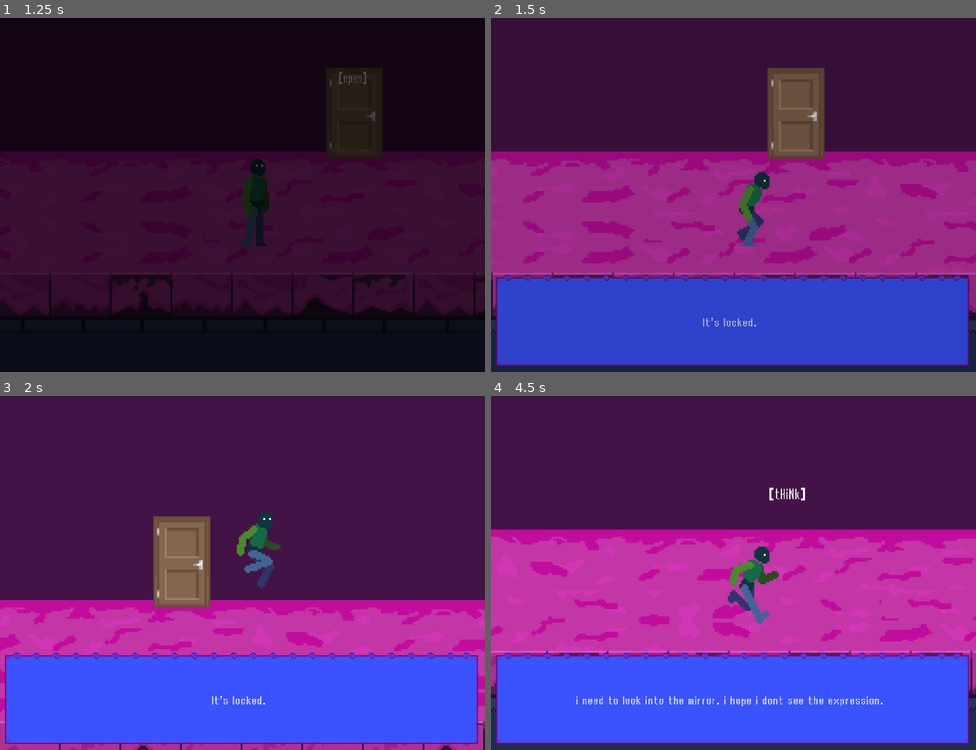
Above: before the commit, frames 1-4 (two rows, left to right).
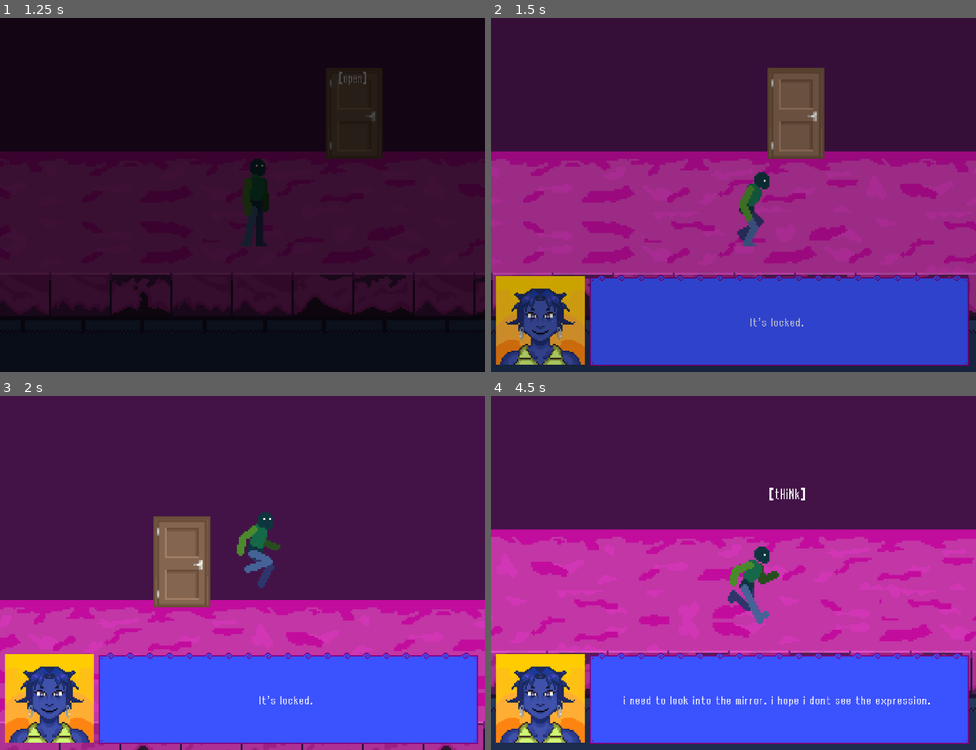
Above: after the commit, the same moments.

Repository: nisaturk/mirrorfixer-prototype
Game: Godot game, scene res://scenes/main_menu.tscn
The game is run twice, just before and just after one commit, with the same random seed, the same clock (stepped at 60 frames per second) and the same inputs.
Inputs:
- Up to frame 1 (1.25 s): click "START THIS SHIT" at 0.5 s
- Up to frame 2 (1.5 s): hold Right (move_right) from 1.28 s (still down); hold E (interact) from 1.28 s (still down)
- Up to frame 3 (2 s): keep holding Right (move_right); keep holding E (interact); tap Up (jump) at 1.52 s
- Up to frame 4 (4.5 s): release E (interact) at 2.03 s; tap E (interact) at 2.1, 3.6 s; tap Up (jump) at 2.27, 3.77 s; release Right (move_right) at 2.78 s; hold Left (move_left) 2.78-3.53 s; hold E (interact) 2.78-3.53 s; hold Right (move_right) from 3.53 s (still down); hold E (interact) from 4.28 s (still down)

Frame 1 is identical in both runs. In frame 2, 5.6% of the frame differs, in the area x 1-96%, y 72-99%; in frame 3, 5.7%; in frame 4, 6.2%.

Commit message:
improvements made

Diff:
--- a/scenes/basement.tscn
+++ b/scenes/basement.tscn
@@ -80,9 +80,10 @@
 func _on_Player_interacted(interactable_node):
 	var object_id = interactable_node.dialogue_id
 	var caller = interactable_node.get_parent()
+	var portrait = interactable_node.portrait_id
 
 	if not object_id.is_empty():
-		DialogueUI.start_dialogue(object_id, caller)
+		DialogueUI.start_dialogue(object_id, caller, portrait)
 
 func _action_go_upstairs(_caller_node):
 	SceneManager.change_scene(\"LOBBY\")
--- a/scripts/DialogueData.gd
+++ b/scripts/DialogueData.gd
@@ -1,7 +1,6 @@
 extends Node
 
 var dialogue_data: Dictionary = {}
-var has_shard: bool = false
 var just_used_elevator: bool = false
 
 func _ready():
@@ -18,7 +17,6 @@
 	else:
 		print("ERROR: Could not parse dialogue.json")
 
-# function to get a dialogue node (object) for an ID
 func get_dialogue_node(id: String):
 	if dialogue_data.has(id):
 		return dialogue_data[id]
--- a/scripts/DialogueUI.gd
+++ b/scripts/DialogueUI.gd
@@ -82,7 +82,6 @@
 	# failsafe for backwards compatibility
 	if (key_to_use == null or key_to_use == "") and caller.has_node("Interactable"):
 		key_to_use = caller.get_node("Interactable").portrait_id
-
 	if key_to_use and portrait_map.has(key_to_use):
 		portrait_texture.texture = load(portrait_map[key_to_use])
 		portrait_box.show()
@@ -91,7 +90,6 @@
 		portrait_box.show()
 	else:
 		portrait_box.hide()
-
 	process_node(start_id)
 
 # called when a choice button is pressed
@@ -121,7 +119,6 @@
 	# choices are handled by the buttons above
 	if node_data["type"] == "line" and Input.is_action_just_pressed("interact"):
 		get_viewport().set_input_as_handled()
-		# get the next ID and process it
 		var next_id = node_data.get("next_id", "end")
 		process_node(next_id)
 
--- a/scripts/action_manager.gd
+++ b/scripts/action_manager.gd
@@ -1,51 +1,58 @@
 extends Node
 
-# new script who dis?? time to confront miss manager ;D
-var player = null # wait for the player to register itself
-var action_handler = {} # dictionary for actions
+var player = null
+var action_handler = {}
+
+const TRANSITION_DATA = {
+	"go_to_floor_2":   {"scene": "FLOOR_2",  "spawn": "ElevatorSpawn", "elevator": true},
+	"go_to_floor_1":   {"scene": "LOBBY",    "spawn": "ElevatorSpawn", "elevator": true},
+	"go_to_flat_1":    {"scene": "FLAT_1",   "spawn": "FlatSpawn",     "elevator": false},
+	"go_out":          {"scene": "FLOOR_2",  "spawn": "FlatSpawn",     "elevator": false},
+	"go_upstairs":     {"scene": "LOBBY",    "spawn": "StairsSpawn",   "elevator": false},
+	"go_downstairs":   {"scene": "BASEMENT", "spawn": "StairsSpawn",   "elevator": false}
+}
 
 func _ready():
-	#  will listen for signals from other nodes and decide what to do
 	DialogueUI.action_triggered.connect(_on_DialogueUI_action_triggered)
 
 	action_handler = {
 		"take_shard": _action_take_shard,
 		"allow_pass": _action_allow_pass,
-		"open_elevator": _action_open_elevator,
-
-		"go_to_floor_2": _action_go_to_floor_2,
-		"go_to_floor_1": _action_go_to_floor_1,
-		"go_to_flat_1": _action_go_to_flat_1,
-		"go_out": _action_go_out,
-		"go_upstairs": _action_go_upstairs,
-		"go_downstairs": _action_go_downstairs
+		"open_elevator": _action_open_elevator
 	}
 
-# player registry for debugging
 func register_player(player_node):
 	if player_node:
 		player = player_node
 		if not player.interacted.is_connected(_on_Player_interacted):
 			player.interacted.connect(_on_Player_interacted)
 	else:
-		print("manager failure: (oh no!)(player is now null).")
+		print("manager failure: player is null")
 
 func _on_DialogueUI_action_triggered(action_name: String, caller_node):
+	# check if this is a movement action
+	if TRANSITION_DATA.has(action_name):
+		var data = TRANSITION_DATA[action_name]
+		_change_location(data.scene, data.spawn, data.elevator)
+		return
+
+	# check if this is a special logic action
 	if action_handler.has(action_name):
 		action_handler[action_name].call(caller_node)
 	else:
-		print("manager failure: tf you doin buddy?: ", action_name)
+		print("Action not found: ", action_name)
 
-# new function to be more efficient
 func _change_location(scene_name: String, spawn_point: String, used_elevator: bool):
 	DialogueData.just_used_elevator = used_elevator
 	SceneManager.change_scene(scene_name, spawn_point)
 
-# action handlers are the same (may change)
 func _action_take_shard(caller_node):
-	DialogueData.has_shard = true
+	# DialogueData.has_shard = true # old
+	GlobalState.collected_shards += 1 # new
+
+	print("shard collected: ", GlobalState.collected_shards)
 	if caller_node:
-		caller_node.queue_free() # the shard object disappears
+		caller_node.queue_free()
 
 func _action_allow_pass(caller_node):
 	if caller_node and caller_node.has_method("allow_pass"):
@@ -55,30 +62,10 @@
 	if caller_node and caller_node.has_method("open_doors"):
 		caller_node.open_doors()
 
-# re-imagined transition actions using the helper function
-func _action_go_to_floor_2(_caller_node):
-	_change_location("FLOOR_2", "ElevatorSpawn", true)
-
-func _action_go_to_floor_1(_caller_node):
-	_change_location("LOBBY", "ElevatorSpawn", true)
-
-func _action_go_to_flat_1(_caller_node):
-	_change_location("FLAT_1", "FlatSpawn", false)
-
-func _action_go_out(_caller_node):
-	_change_location("FLOOR_2", "FlatSpawn", false)
-
-func _action_go_upstairs(_caller_node):
-	_change_location("LOBBY", "StairsSpawn", false)
-
-func _action_go_downstairs(_caller_node):
-	_change_location("BASEMENT", "StairsSpawn", false)
-
-# runs when player emits signal interacted
 func _on_Player_interacted(interactable_node):
 	var object_id = interactable_node.dialogue_id
 	var caller = interactable_node.get_parent()
+	var portrait_id = interactable_node.portrait_id
 
-	var pee_id = interactable_node.portrait_id
 	if not object_id.is_empty():
-		DialogueUI.start_dialogue(object_id, caller, pee_id)
+		DialogueUI.start_dialogue(object_id, caller, portrait_id)
--- a/scripts/global_state.gd
+++ b/scripts/global_state.gd
@@ -23,9 +23,9 @@
 	if file:
 		file.store_string(JSON.stringify(save_data))
 		file.close()
-		print("this shits saved!")
+		print("Game saved successfully.")
 	else:
-		print("ERROR: could not save this shit.")
+		print("ERROR: Could not save game.")
 
 func load_game():
 	if not FileAccess.file_exists(SAVE_PATH):
@@ -42,16 +42,18 @@
 		if data:
 			spoke_to_miss_manager = data.get("spoke_to_miss_manager", false)
 			next_spawn_point = data.get("next_spawn_point", "LOBBY")
-			#collected_shards = data.get("collected_shards", 0)
-			#unlocked_floors = data.get("unlocked_floors", ["BASEMENT", "LOBBY"])
-			# flat_1_puzzle_solved = data.get("flat_1_puzzle_solved", false)
-			print("shits loaded!")
+			collected_shards = data.get("collected_shards", 0)
+			unlocked_floors = data.get("unlocked_floors", ["BASEMENT", "LOBBY"])
+			flat_1_puzzle_solved = data.get("flat_1_puzzle_solved", false)
+			finished_dialogues = data.get("finished_dialogues", [])
+
+			print("Game loaded successfully.")
 			return true
 		else:
-			print("ERROR: Could not parse the save shit.")
+			print("ERROR: Could not parse save data.")
 			return false
 	else:
-		print("ERROR: Could not open the saved shit..")
+		print("ERROR: Could not open save file.")
 		return false
 
 func save_file_exists():
--- a/scripts/player.gd
+++ b/scripts/player.gd
@@ -40,16 +40,16 @@
 
 func _ready():
 	ActionManager.register_player(self)
-	# instead of await, we wait till it's fully ready
-	SceneManager.scene_ready.connect(_on_scene_ready)
 
+	# Logic kept here to ensure player is positioned while screen is black
 	if GlobalState.next_spawn_point != "":
 		var current_scene = get_tree().current_scene
+		# Note: Using find_child is preferred over the deprecated find_node
 		var spawn_node = current_scene.find_child(GlobalState.next_spawn_point, true, false)
 		if spawn_node:
 			self.global_position = spawn_node.global_position
 		else:
-			print("couldnt find spawn point", GlobalState.next_spawn_point, "'")
+			print("couldnt find spawn point '", GlobalState.next_spawn_point, "'")
 		GlobalState.next_spawn_point = ""
 
 	$InteractionDetector.area_entered.connect(_on_detector_area_entered)
@@ -68,7 +68,6 @@
 	print("Player exited: ", area.name)
 	_update_interaction_focus()
 
-# updated the brain-y logic that will decide (lol) which hint to show
 func _update_interaction_focus():
 	var best_interactable = null
 	var valid_interactables = []
@@ -96,7 +95,6 @@
 		if current_best_interactable != null:
 			current_best_interactable.show_hint()
 
-# merged input + unhandled input into one
 func _unhandled_input(event):
 	if event.is_action_pressed("pause"):
 		if get_tree().paused:
@@ -116,17 +114,3 @@
 
 func _on_dialogue_ended(_caller_node):
 	_update_interaction_focus()
-
-func _on_scene_ready():
-	if GlobalState.next_spawn_point == "":
-		return
-
-	var scene = get_tree().current_scene
-	var spawn = scene.find_node(GlobalState.next_spawn_point, true, false)
-
-	if spawn:
-		global_position = spawn.global_position
-	else:
-		print("spawn point not found:", GlobalState.next_spawn_point)
-
-	GlobalState.next_spawn_point = ""
